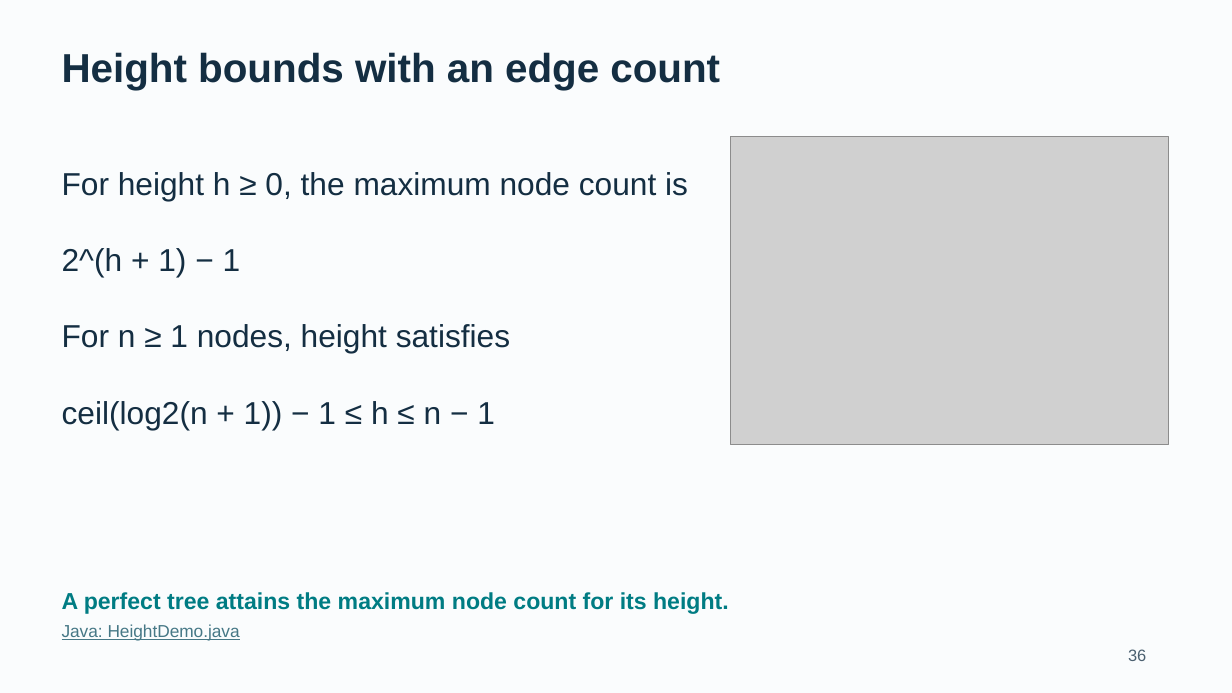
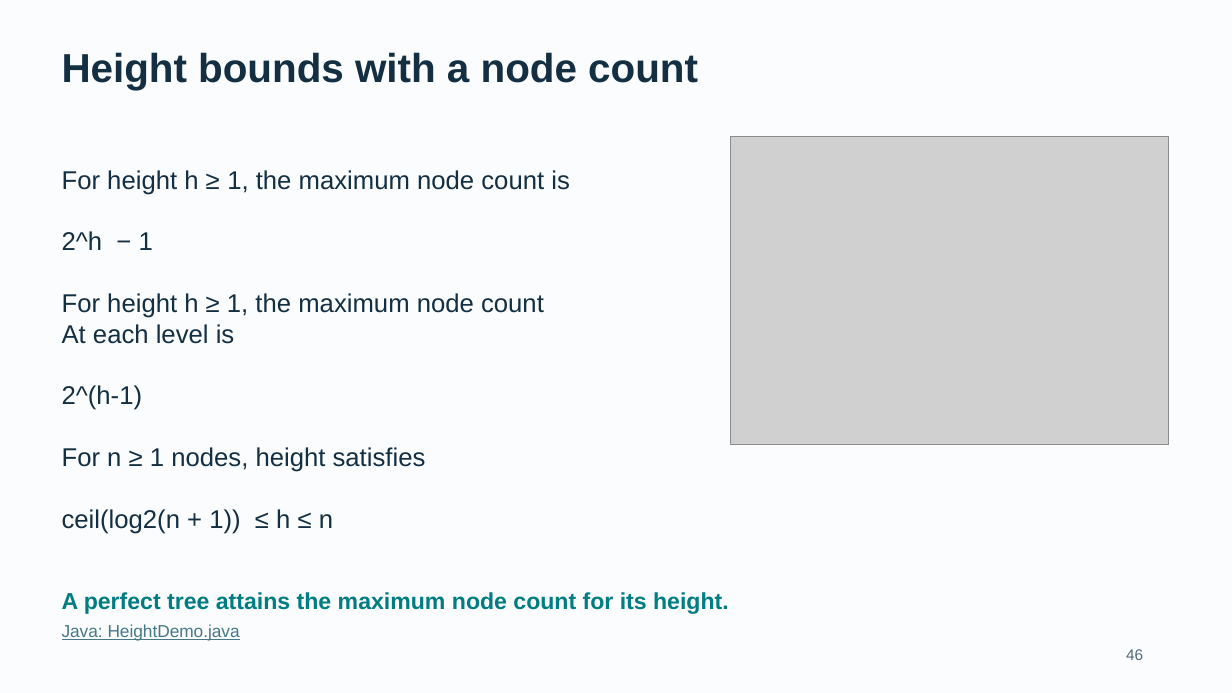
Before and after one commit to bzartoshty/bzartoshty.github.io, a slide deck: slide 46 of COMP182/Lectures/Lecture10/Lecture10_BST_Linked.pptx (slide 36 before the commit). Drawn at 1232x693 pixels with LibreOffice and Linux fonts; fonts in the diff are those of the drawing; grey boxes stand for pictures. Boxes give left, top, right and bottom in pixels: in the first picture for what was removed or moved away, otherwise in the second. Text is boxed around its words. In the diff, an @@ line names an element or a change of style, - is before the commit and + after.

```diff
--- a/COMP182/Lectures/Lecture10/Lecture10_BST_Linked.pptx
+++ b/COMP182/Lectures/Lecture10/Lecture10_BST_Linked.pptx
@@ text at [62, 52, 698, 90]: text changed @@
-Height bounds with an edge count
+Height bounds with a node count
@@ text at [62, 170, 570, 410]: text changed; size 24.8 to 20 pt @@
-For height h ≥ 0, the maximum node count is
-2^(h + 1) − 1
+For height h ≥ 1, the maximum node count is
+2^h − 1
+For height h ≥ 1, the maximum node count
+At each level is
+2^(h-1)
@@ text at [62, 447, 426, 472]: size 24.8 to 20 pt in "For n ≥ 1 nodes, height satisfies" @@
@@ text at [62, 509, 333, 534]: text changed; size 24.8 to 20 pt @@
-ceil(log2(n + 1)) − 1 ≤ h ≤ n − 1
+ceil(log2(n + 1)) ≤ h ≤ n
@@ text added at [1126, 649, 1143, 660], 12 pt, text #536A78 @@
+46
@@ text removed at [1128, 649, 1146, 661] @@
-36
```
Also in this commit, not shown: 38 other slides changed, 13 slides added, 1 slide removed, 13 other files.
